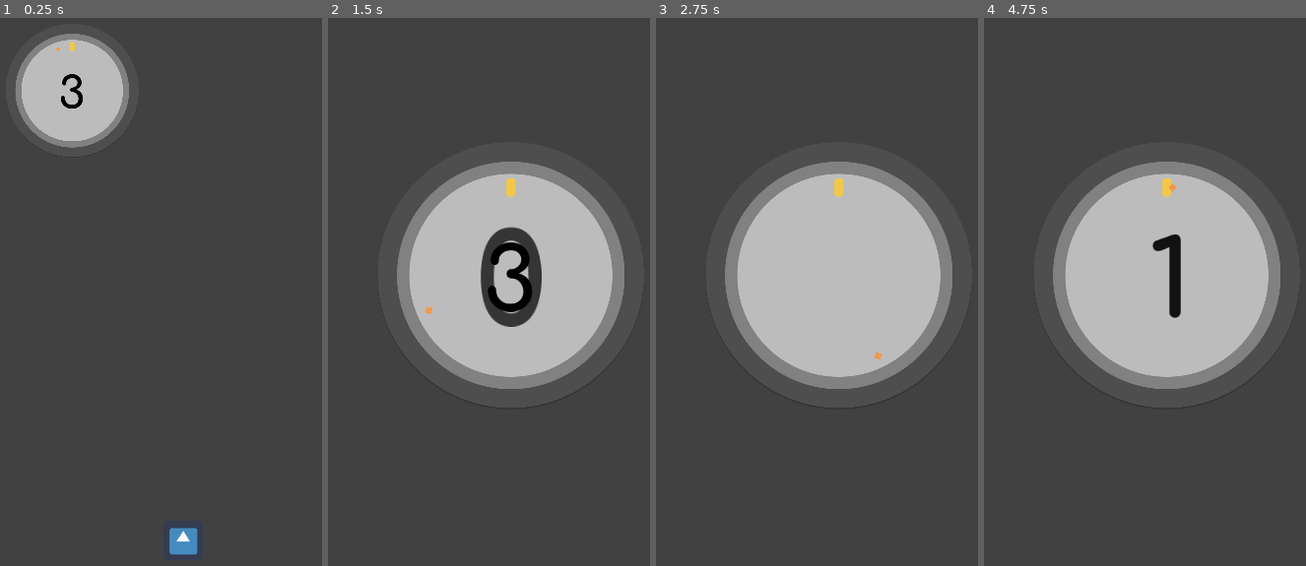
Above: before the commit, frames 1-4 (left to right).
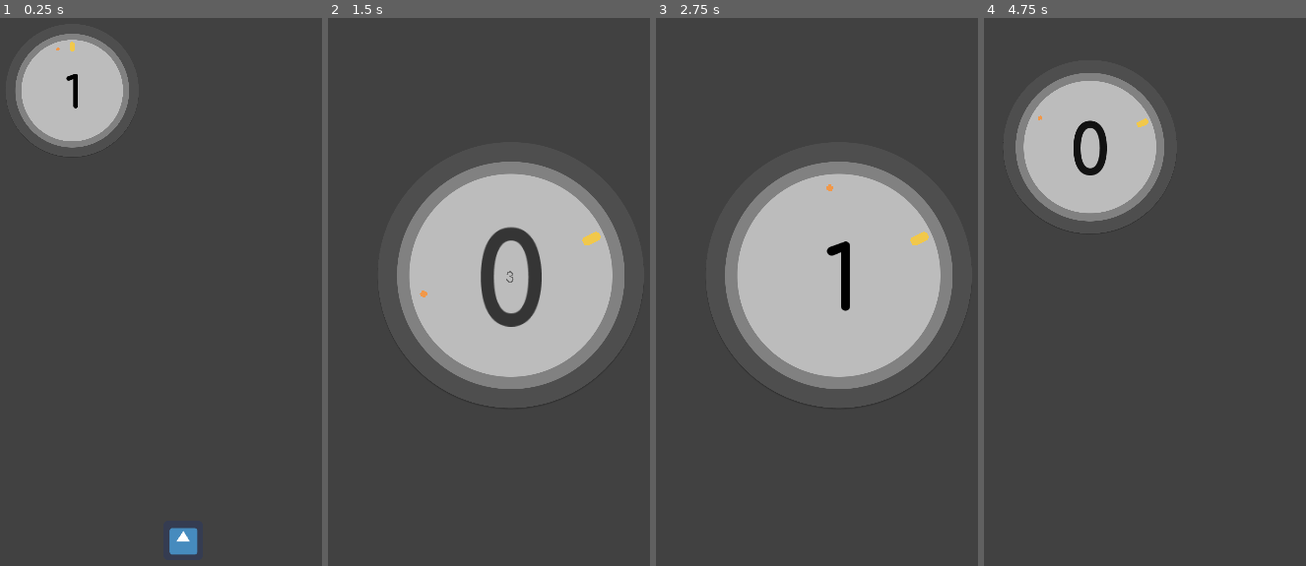
Above: after the commit, the same moments.

Repository: takecare/popthelock
Game: Godot game, scene res://scenes/Start.tscn
Two runs of this game, one before a commit and one after it. Both use one fixed random seed, a clock stepped at 60 frames per second and the inputs below. The engine's default icon, where the game draws it, is replaced by a stand-in: a white triangle on a blue panel in a dark square.
Inputs (mouse positions are in pixels of both pictures, inside the frame that each line leads up to):
- Up to frame 1 (0.25 s): no input
- Up to frame 2 (1.5 s): click (511, 538) at 0.5 s; tap Enter at 1.25 s; move the mouse to (608, 259) at 1.27 s; hold W from 1.28 s (still down); tap H at 1.35 s
- Up to frame 3 (2.75 s): tap M at 1.55, 2.1 s; move the mouse to (749, 341) at 2.02 s; release W at 2.03 s; hold S from 2.03 s (still down); tap G at 2.3 s
- Up to frame 4 (4.75 s): move the mouse to (1212, 127) at 2.77 s; release S at 2.78 s; hold W 2.78-4.28 s; tap G at 2.85 s; tap J at 3.05, 3.6 s; tap Space at 3.5 s; move the mouse to (1145, 456) at 3.52 s; tap K at 3.8, 4.35 s; move the mouse to (1299, 418) at 4.27 s; hold S from 4.28 s (still down); tap P at 4.55 s

The runs differ from the first frame. In frame 1, 0.2% of the frame differs, in the area x 18-26%, y 10-17%; in frame 2, 1.0%; in frame 3, 0.6%; in frame 4, 31%, in the area x 9-93%, y 10-68%.

Commit message:
wip: moving to progression levels

Diff:
--- a/scenes/Main.tscn
+++ b/scenes/Main.tscn
@@ -122,11 +122,10 @@
 
 [node name="Score" parent="Game" instance=ExtResource( 4 )]
 position = Vector2( 232, 524 )
-score = 3
 
 [connection signal="tapped" from="GUI/HBox/StartButton" to="." method="_on_StartButton_tapped"]
+[connection signal="area_entered" from="Game/Target" to="Game/Target" method="_on_area_entered"]
 [connection signal="area_entered" from="Game/Target" to="Game/Crosshair" method="_on_Target_area_entered"]
-[connection signal="area_entered" from="Game/Target" to="Game/Target" method="_on_area_entered"]
 [connection signal="area_exited" from="Game/Target" to="Game/Crosshair" method="_on_Target_area_exited"]
 [connection signal="on_target_hit" from="Game/Crosshair" to="." method="_on_Crosshair_target_hit"]
 [connection signal="on_target_missed" from="Game/Crosshair" to="." method="_on_Crosshair_target_missed"]
--- a/scripts/Main.gd
+++ b/scripts/Main.gd
@@ -18,6 +18,8 @@
 export(float) var step = 5
 export(float) var yOffset = 74
 
+const progression = [1, 3, 5, 7, 9, 11, 13]
+
 var isPlaying: bool = false
 var speed: float = initial_speed
 
@@ -33,6 +35,7 @@
 
 var crosshairRotationDirection = -1 # 1=CW; -1=CCW
 var level = 0
+var count = progression[0]
 
 # should target and crosshair be children of lock?
 func _ready() -> void:
@@ -41,6 +44,7 @@
   #target.position.y = lock.center.global_position.y - lock.body.rect_size.y / 2 + yOffset
   crosshair.set_position(target.global_position)
   score.center_on(lockCenter)
+  score.set_score(count)
   randomize()
 
 func _process(delta: float) -> void:
@@ -52,15 +56,24 @@
 func _on_Crosshair_target_hit() -> void:
   if !isPlaying:
     return
-  score.increase()
   speed += 3 # TODO increase speed at reasonable pace
-  increase_level()
   crosshairRotationDirection *= -1
+  count -= 1
+  if count == 0:
+    decrease_count()
+    increase_level()
+  else:
+    decrease_count()
 
 func increase_level() -> void:
   level += 1
+  count = progression[level]
+  score.set_score(count)
   # TODO next angle has to place the target in the same direction as the xhair's movement
   target.set_rotation_around(lockCenter, randi() % 360)
+
+func decrease_count() -> void:
+  score.decrease()
 
 func _on_Crosshair_target_missed() -> void:
   if !isPlaying:
@@ -87,7 +100,13 @@
     camera.zoom_out()
     get_tree().set_input_as_handled()
   elif event.scancode == KEY_P:
-    isPlaying = !isPlaying
+    _on_StartButton_tapped($GUI/HBox/StartButton)
+    get_tree().set_input_as_handled()
+  elif event.scancode == KEY_H:
+    _on_Crosshair_target_hit()
+    get_tree().set_input_as_handled()
+  elif event.scancode == KEY_M:
+    _on_Crosshair_target_missed()
     get_tree().set_input_as_handled()
 
 func _on_StartButton_tapped(origin: FadeButton) -> void:
--- a/scripts/Score.gd
+++ b/scripts/Score.gd
@@ -93,15 +93,3 @@
   if event.scancode == KEY_S:
     decrease()
     get_tree().set_input_as_handled()
-  elif event.scancode == KEY_G:
-    currentScoreLayer.disappear()
-    get_tree().set_input_as_handled()
-  elif event.scancode == KEY_H:
-    nextScoreLayer.appear()
-    get_tree().set_input_as_handled()
-  elif event.scancode == KEY_J:
-    currentScoreLayer.reset()
-    get_tree().set_input_as_handled()
-  elif event.scancode == KEY_K:
-    nextScoreLayer.reset()
-    get_tree().set_input_as_handled()
